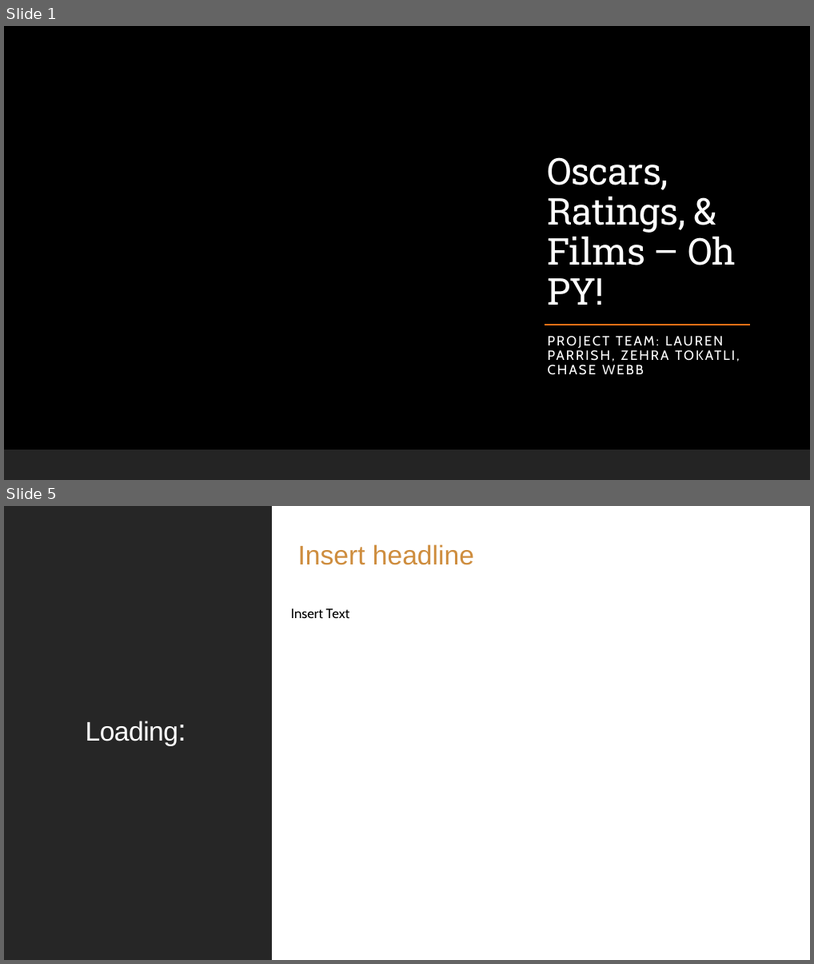
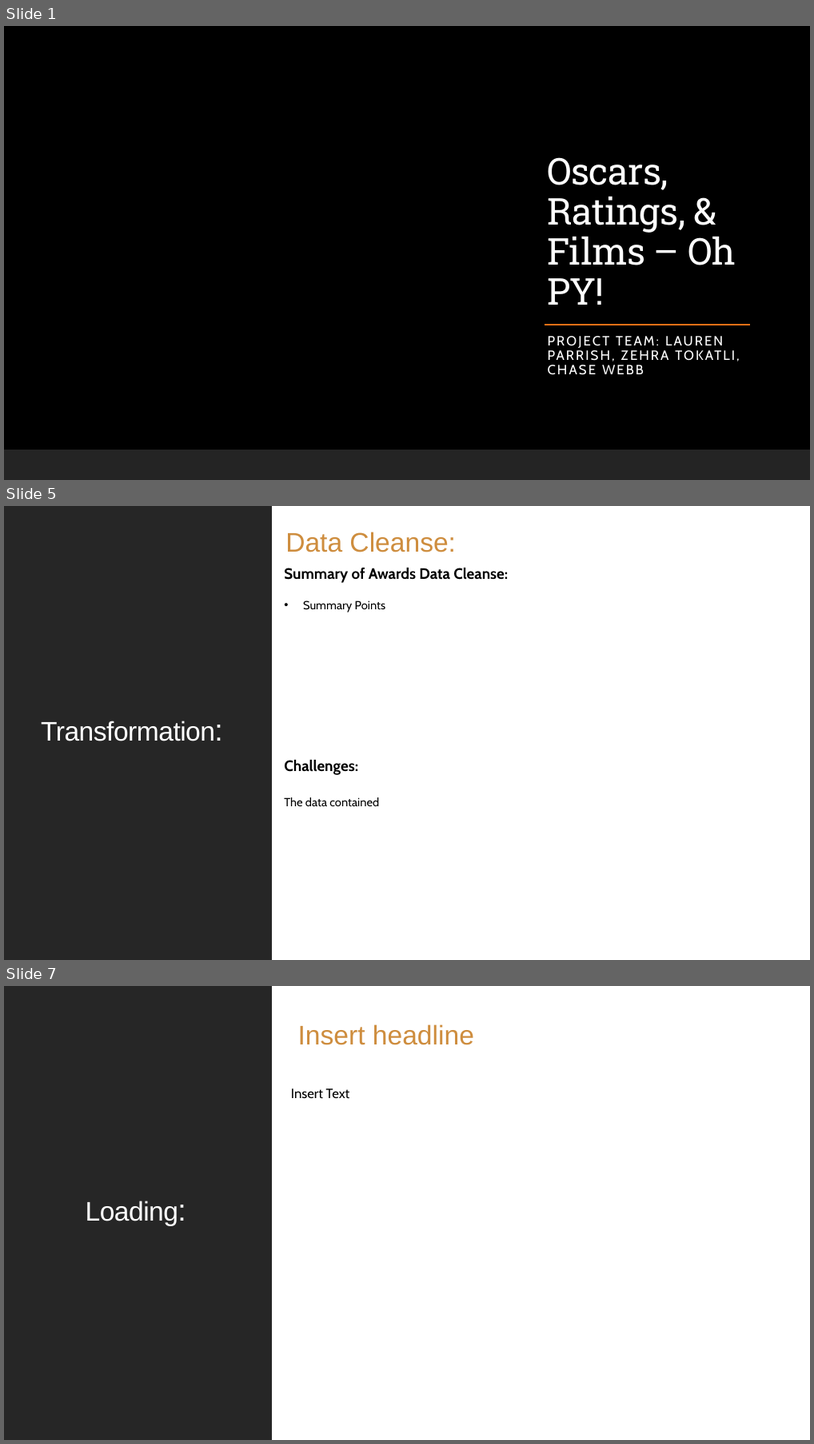
Before and after one commit to LJeanParrish/Oscars-Ratings-and-Films-Oh-Py, a slide deck: DRAFT Presentation.pptx. Shown one above the other, each under a label of ours: slides 1 and 5 before the commit, slides 1, 5 and 7 after it; the slides between them are not shown. The pictures are 814x964 and 814x1444 pixels, drawn with LibreOffice and Linux fonts; fonts in the diff are those of the drawing; background and template pictures are left out. Boxes give left, top, right and bottom in pixels: in the first picture for what was removed or moved away, otherwise in the second. Text is boxed around its words. In the diff, an @@ line names an element or a change of style, - is before the commit and + after.

```diff
--- a/DRAFT Presentation.pptx
+++ b/DRAFT Presentation.pptx
@@ slide 5 added at (4,506,810,960), background #FFFFFF; not listed: 1 template element that a slide beside it also shows @@
@@ rectangle added at (4,506,272,960), fill #262626 @@
@@ rectangle added at (5,506,810,960), fill #FFFFFF @@
@@ text added at (286,532,456,552), 32 pt, text #CE8D3E @@
+  Data Cleanse:
@@ text added at (284,567,508,583), 18 pt, text #000000, bold @@
+Summary of Awards Data Cleanse:
@@ text added at (303,600,386,612), 14 pt, text #000000 @@
+• Summary Points
@@ title added at (41,720,215,741), 32 pt, text #FFFFFF @@
+Transformation:
@@ text added at (284,759,358,775), 18 pt, text #000000, bold @@
+Challenges:
@@ text added at (284,797,379,806), 14 pt, text #000000 @@
+The data contained
@@ what was slide 5 is now slide 7 @@
```
Also in this commit, not shown: 2 slides changed, 2 other slides added, 1 slide removed, 1 other file.
